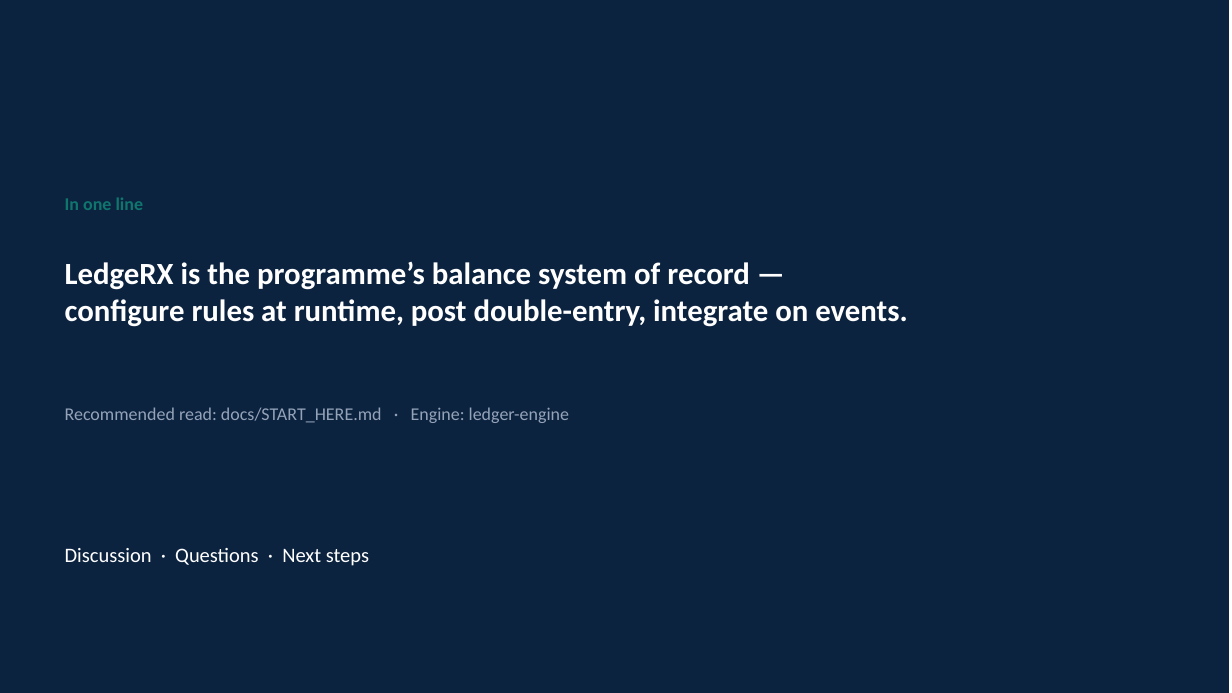
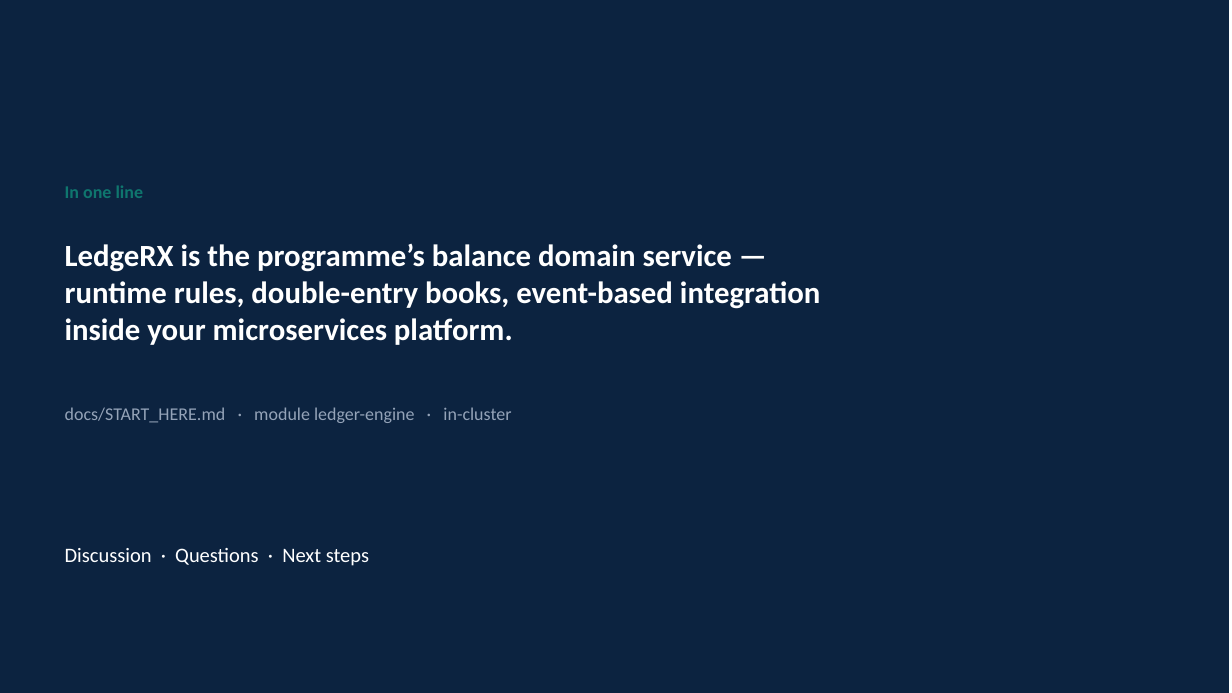
Before and after one commit to yky32/ledger-engine, a slide deck: slide 14 of docs/decks/LedgeRX-Executive-Briefing-v2.pptx (slide 12 before the commit). Drawn at 1232x693 pixels with LibreOffice and Linux fonts; fonts in the diff are those of the drawing. Boxes give left, top, right and bottom in pixels: in the first picture for what was removed or moved away, otherwise in the second. Text is boxed around its words. In the diff, an @@ line names an element or a change of style, - is before the commit and + after.

Commit message:
docs: exec deck v2.1 — microservices architecture slides

```diff
--- a/docs/decks/LedgeRX-Executive-Briefing-v2.pptx
+++ b/docs/decks/LedgeRX-Executive-Briefing-v2.pptx
@@ text "In one line": place and size @@
-text "In one line" at (65, 197, 144, 210)
+text "In one line" at (65, 185, 144, 198)
@@ text at (65, 244, 820, 345): text changed @@
-LedgeRX is the programme’s balance system of record —
-configure rules at runtime, post double-entry, integrate on events.
+LedgeRX is the programme’s balance domain service —
+runtime rules, double-entry books, event-based integration
+inside your microservices platform.
@@ text at (65, 407, 511, 423): text changed @@
-Recommended read: docs/START_HERE.md · Engine: ledger-engine
+docs/START_HERE.md · module ledger-engine · in-cluster
```
Also in this commit, not shown: 8 other slides changed, 2 slides added, 1 other file.
